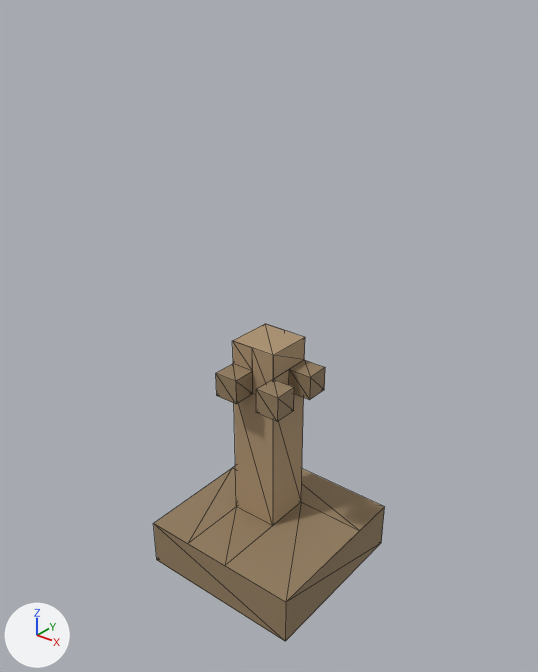
A saved change to the glTF model assets/interiores/perchero_01.glb.
Rendered twice from a 50 mm camera at (1.161, -1.451, 1.623) aimed at (0.032, -0.04, 0.748). The axes (+X, +Y, +Z) are drawn at lower left. The lights are the same throughout. The first picture is the older version. Mesh edges are drawn as thin lines. Vertices at exactly the same position are counted once.

In view in the first picture: 'perchero'.
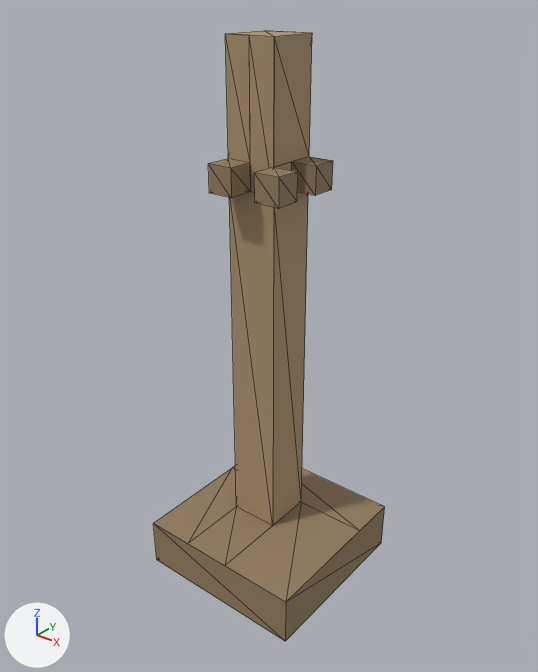
What changed in the scene script:
```text
Change me_perchero:
    used by ob_perchero; location = (0.0, 0.0, 0.0)
    remove me_perchero.from_pydata(...)  # 52 vertices, 80 faces; spans x -0.214..0.286, y -0.286..0.214, z 0.0..0.714
    add me_perchero.from_pydata(...)  # 52 vertices, 80 faces; spans x -0.214..0.286, y -0.286..0.214, z 0.0..1.5
    me_perchero part 1: all 30 vertices in x -0.071..0.143, y -0.143..0.071, z 0.571..0.643 are moved by (0.0, 0.0, 0.571)
    me_perchero part 2: all 6 vertices in x -0.071..0.071, y -0.071..0.071, z 0.714 are moved by (0.0, 0.0, 0.786)
```

Location of each change, [x1, y1, x2, y2] in pixels of the pictures (538 x 672 px; the box of a moved part takes in the faces that stretch with it):
'perchero', reshaped (92% taller)
    before: [153, 324, 384, 642]
    after: [153, 30, 384, 642]
part 1 of me_perchero, moved or reshaped
    before: [216, 360, 325, 526]
    after: [208, 157, 333, 526]
part 2 of me_perchero, moved or reshaped
    before: [233, 324, 305, 395]
    after: [225, 30, 312, 192]
